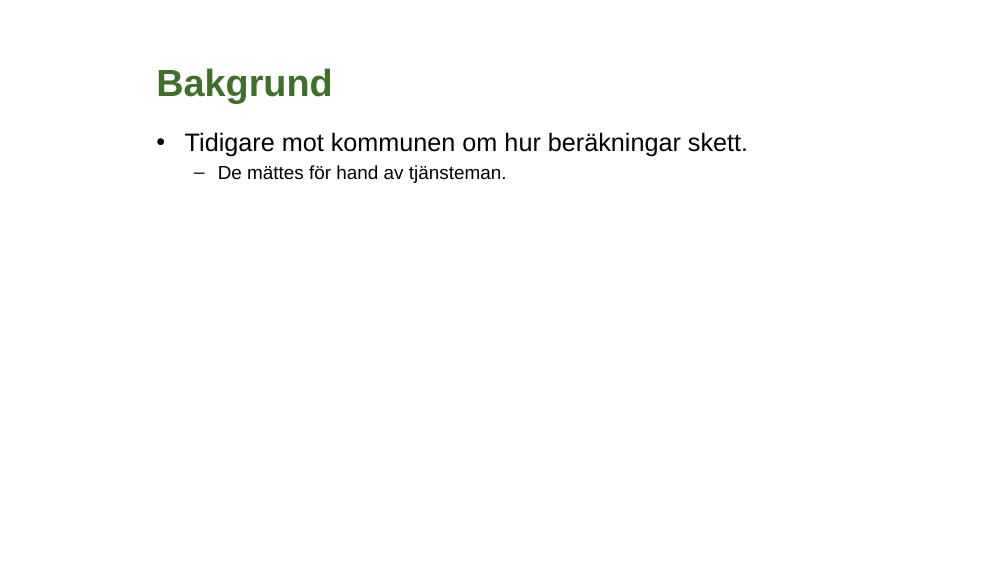
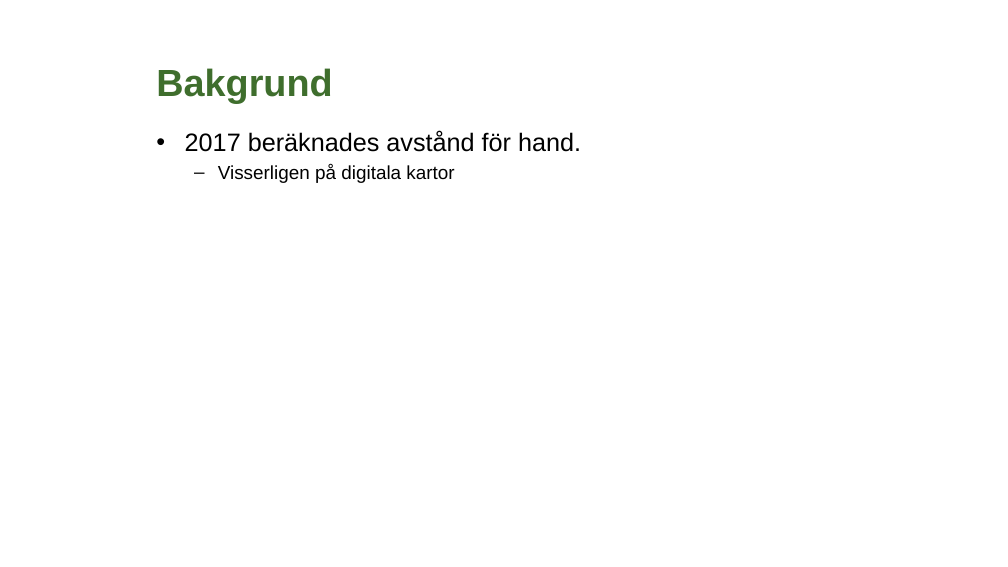
Before and after one commit to lundopendata/relativnarhet, a slide deck: slide 8 of RelativNarhetGeodatasamverkan2018.pptx (slide 4 before the commit). Drawn at 1008x567 pixels with LibreOffice and Linux fonts; fonts in the diff are those of the drawing; background and template pictures are left out. Boxes give left, top, right and bottom in pixels: in the first picture for what was removed or moved away, otherwise in the second. Text is boxed around its words. In the diff, an @@ line names an element or a change of style, - is before the commit and + after.

```diff
--- a/RelativNarhetGeodatasamverkan2018.pptx
+++ b/RelativNarhetGeodatasamverkan2018.pptx
@@ text at (185,131,581,183): text changed @@
-• Tidigare mot kommunen om hur beräkningar skett.
-  – De mättes för hand av tjänsteman.
+• 2017 beräknades avstånd för hand.
+  – Visserligen på digitala kartor
```
Also in this commit, not shown: 10 other slides changed, 3 slides added.
